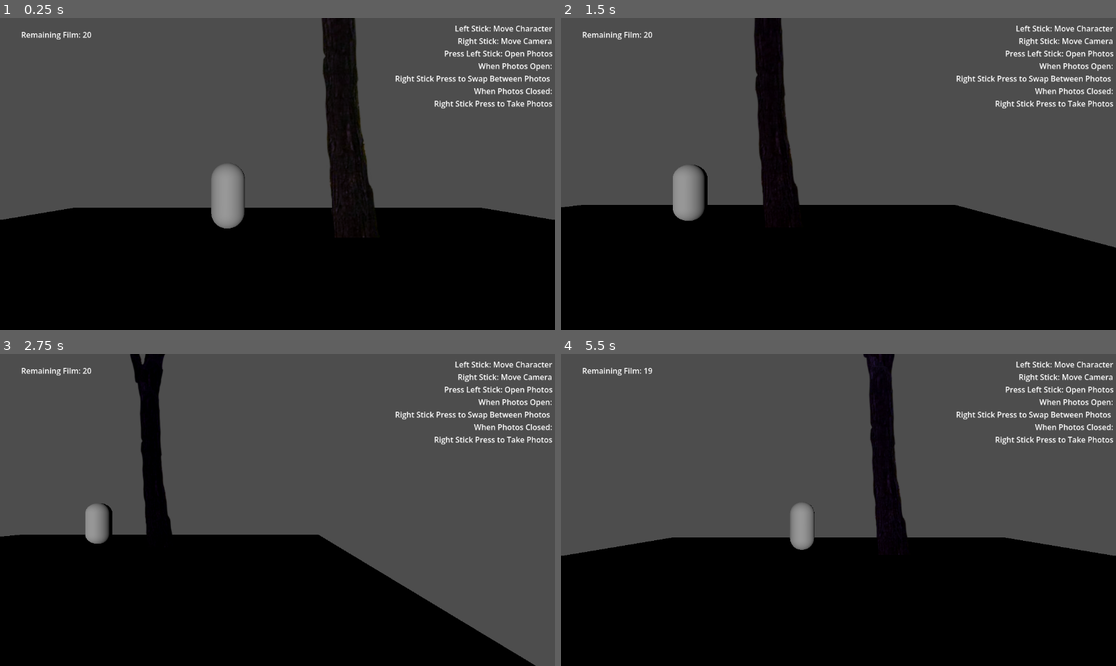
Above: before the commit, frames 1-4 (two rows, left to right).
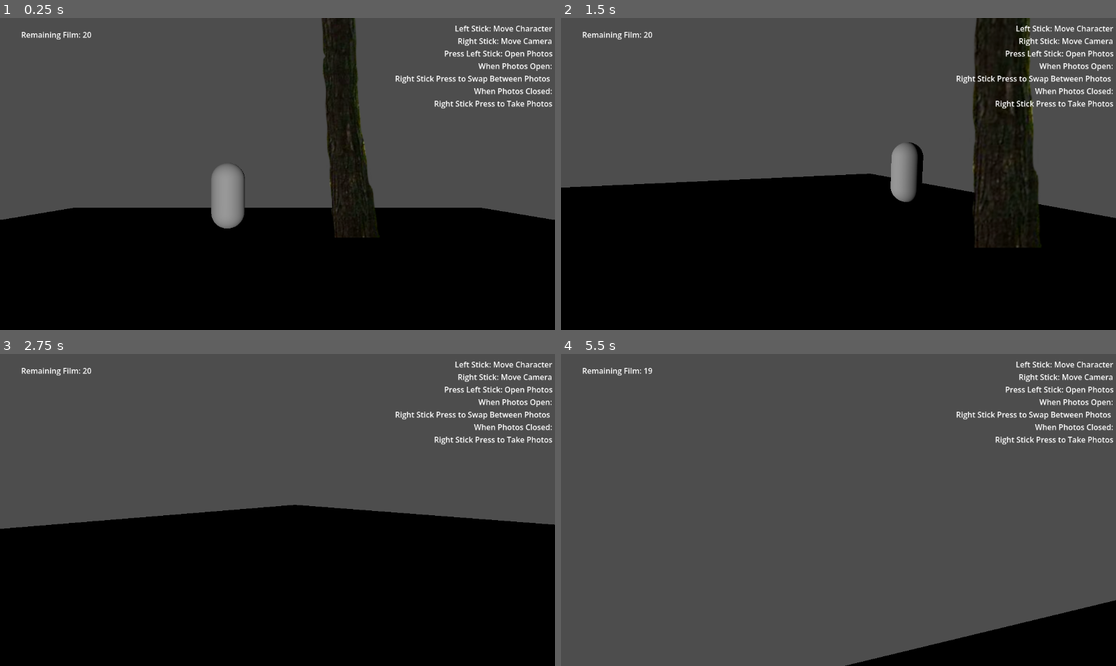
Above: after the commit, the same moments.

Repository: torchick20-ui/Roll-Your-Fate-F26
Game: Godot game, scene res://Scenes/player_test.tscn
Same seed, same stepped clock (60 frames per second), same inputs: the game is played once before the commit and once after it.
Inputs:
- Up to frame 1 (0.25 s): no input
- Up to frame 2 (1.5 s): tap Enter at 0.5 s; hold D (Walk Right) 0.53-1.28 s; hold Left (Look Left, bound only after the commit) 0.53-1.28 s; hold S (Walk Back) from 1.28 s (still down); tap Down (Look Down, bound only after the commit) at 1.35 s
- Up to frame 3 (2.75 s): tap Left (Look Left, bound only after the commit) at 1.55 s; release S (Walk Back) at 2.03 s; hold D (Walk Right) from 2.03 s (still down); hold Left (Look Left, bound only after the commit) from 2.03 s (still down)
- Up to frame 4 (5.5 s): release D (Walk Right) at 2.78 s; release Left (Look Left, bound only after the commit) at 2.78 s; hold W (Walk Forward) 2.78-3.53 s; tap Right (Look Right, bound only after the commit) at 2.85 s; tap Left (Look Left, bound only after the commit) at 3.05, 4.55 s; hold Left (Look Left, bound only after the commit) 3.53-4.28 s; hold A (Walk Left) 3.53-5.03 s; tap Up (Look Up, bound only after the commit) at 3.6 s; tap Space (Take Photo) at 4.35 s; hold S (Walk Back) from 5.03 s (still down); hold Left (Look Left, bound only after the commit) from 5.03 s (still down)

The runs differ from the first frame. In frame 1, less than 0.1% of the frame differs, in the area x 59-66%, y 0-71%; in frame 2, 17%; in frame 3, 18%; in frame 4, 38%, in the area x 0-100%, y 0-100%.

Commit message:
fixed lighting thing it works now

Diff:
--- a/Godot/new-game-project/Scenes/Forest.tscn
+++ b/Godot/new-game-project/Scenes/Forest.tscn
@@ -554,3 +554,9 @@
 
 [node name="PlayerController" parent="." unique_id=939360635 instance=ExtResource("15_4xied")]
 transform = Transform3D(1, 0, 0, 0, 1, 0, 0, 0, 1, 0, 17.173637, 116.27141)
+
+[node name="OmniLight3D" type="OmniLight3D" parent="." unique_id=1687955375]
+transform = Transform3D(1, 0, 0, 0, 1, 0, 0, 0, 1, 0, 227.85428, 0)
+light_energy = 10.0
+omni_range = 320.0
+omni_attenuation = 0.3
--- a/Godot/new-game-project/Scenes/player_controller.tscn
+++ b/Godot/new-game-project/Scenes/player_controller.tscn
@@ -3,7 +3,7 @@
 [ext_resource type="Script" uid="uid://ctgrrtod7louy" path="res://Script/player_character.gd" id="1_rd8vp"]
 
 [sub_resource type="BoxShape3D" id="BoxShape3D_c7fo0"]
-size = Vector3(3, 3, 5)
+size = Vector3(3, 3, 250)
 
 [sub_resource type="CapsuleShape3D" id="CapsuleShape3D_4p277"]
 
@@ -21,8 +21,91 @@
 [node name="ShapeCast3D" type="ShapeCast3D" parent="Camera3D" unique_id=2114423644]
 transform = Transform3D(1, 0, 0, 0, 1, 0, 0, 0, 1, 0, -1.5, 0)
 shape = SubResource("BoxShape3D_c7fo0")
-target_position = Vector3(0, 1.5, -3)
+target_position = Vector3(0, 1.5, -125)
 collide_with_areas = true
+
+[node name="RayCast3D" type="RayCast3D" parent="Camera3D" unique_id=1012390847]
+target_position = Vector3(0, 0, -20)
+
+[node name="DistanceCheckNodes" type="Node3D" parent="Camera3D" unique_id=1086475972]
+
+[node name="Node3D" type="Node3D" parent="Camera3D/DistanceCheckNodes" unique_id=1309224620]
+transform = Transform3D(1, 0, 0, 0, 1, 0, 0, 0, 1, 0, 1.5, 0)
+
+[node name="Node3D7" type="Node3D" parent="Camera3D/DistanceCheckNodes" unique_id=643694919]
+transform = Transform3D(1, 0, 0, 0, 1, 0, 0, 0, 1, 0, 1.5, -10)
+
+[node name="Node3D12" type="Node3D" parent="Camera3D/DistanceCheckNodes" unique_id=531663577]
+transform = Transform3D(1, 0, 0, 0, 1, 0, 0, 0, 1, 0, 1.5, -20)
+
+[node name="Node3D13" type="Node3D" parent="Camera3D/DistanceCheckNodes" unique_id=1408032078]
+transform = Transform3D(1, 0, 0, 0, 1, 0, 0, 0, 1, 0, 1.5, -30)
+
+[node name="Node3D14" type="Node3D" parent="Camera3D/DistanceCheckNodes" unique_id=1615485838]
+transform = Transform3D(1, 0, 0, 0, 1, 0, 0, 0, 1, 0, 1.5, -40)
+
+[node name="Node3D2" type="Node3D" parent="Camera3D/DistanceCheckNodes" unique_id=1666000908]
+transform = Transform3D(1, 0, 0, 0, 1, 0, 0, 0, 1, 0, 1.5, -50)
+
+[node name="Node3D8" type="Node3D" parent="Camera3D/DistanceCheckNodes" unique_id=1044757168]
+transform = Transform3D(1, 0, 0, 0, 1, 0, 0, 0, 1, 0, 1.5, -60)
+
+[node name="Node3D15" type="Node3D" parent="Camera3D/DistanceCheckNodes" unique_id=690919993]
+transform = Transform3D(1, 0, 0, 0, 1, 0, 0, 0, 1, 0, 1.5, -70)
+
+[node name="Node3D16" type="Node3D" parent="Camera3D/DistanceCheckNodes" unique_id=755245865]
+transform = Transform3D(1, 0, 0, 0, 1, 0, 0, 0, 1, 0, 1.5, -80)
+
+[node name="Node3D17" type="Node3D" parent="Camera3D/DistanceCheckNodes" unique_id=975127057]
+transform = Transform3D(1, 0, 0, 0, 1, 0, 0, 0, 1, 0, 1.5, -90)
+
+[node name="Node3D3" type="Node3D" parent="Camera3D/DistanceCheckNodes" unique_id=658933618]
+transform = Transform3D(1, 0, 0, 0, 1, 0, 0, 0, 1, 0, 1.5, -100)
+
+[node name="Node3D9" type="Node3D" parent="Camera3D/DistanceCheckNodes" unique_id=996162926]
+transform = Transform3D(1, 0, 0, 0, 1, 0, 0, 0, 1, 0, 1.5, -110)
+
+[node name="Node3D18" type="Node3D" parent="Camera3D/DistanceCheckNodes" unique_id=365101064]
+transform = Transform3D(1, 0, 0, 0, 1, 0, 0, 0, 1, 0, 1.5, -120)
+
+[node name="Node3D19" type="Node3D" parent="Camera3D/DistanceCheckNodes" unique_id=35913124]
+transform = Transform3D(1, 0, 0, 0, 1, 0, 0, 0, 1, 0, 1.5, -130)
+
+[node name="Node3D20" type="Node3D" parent="Camera3D/DistanceCheckNodes" unique_id=2012626002]
+transform = Transform3D(1, 0, 0, 0, 1, 0, 0, 0, 1, 0, 1.5, -140)
+
+[node name="Node3D4" type="Node3D" parent="Camera3D/DistanceCheckNodes" unique_id=638317076]
+transform = Transform3D(1, 0, 0, 0, 1, 0, 0, 0, 1, 0, 1.5, -150)
+
+[node name="Node3D10" type="Node3D" parent="Camera3D/DistanceCheckNodes" unique_id=1243318975]
+transform = Transform3D(1, 0, 0, 0, 1, 0, 0, 0, 1, 0, 1.5, -160)
+
+[node name="Node3D21" type="Node3D" parent="Camera3D/DistanceCheckNodes" unique_id=1624566013]
+transform = Transform3D(1, 0, 0, 0, 1, 0, 0, 0, 1, 0, 1.5, -170)
+
+[node name="Node3D22" type="Node3D" parent="Camera3D/DistanceCheckNodes" unique_id=1393008674]
+transform = Transform3D(1, 0, 0, 0, 1, 0, 0, 0, 1, 0, 1.5, -180)
+
+[node name="Node3D23" type="Node3D" parent="Camera3D/DistanceCheckNodes" unique_id=1448812938]
+transform = Transform3D(1, 0, 0, 0, 1, 0, 0, 0, 1, 0, 1.5, -190)
+
+[node name="Node3D5" type="Node3D" parent="Camera3D/DistanceCheckNodes" unique_id=1243811142]
+transform = Transform3D(1, 0, 0, 0, 1, 0, 0, 0, 1, 0, 1.5, -200)
+
+[node name="Node3D11" type="Node3D" parent="Camera3D/DistanceCheckNodes" unique_id=511986343]
+transform = Transform3D(1, 0, 0, 0, 1, 0, 0, 0, 1, 0, 1.5, -210)
+
+[node name="Node3D24" type="Node3D" parent="Camera3D/DistanceCheckNodes" unique_id=5903805]
+transform = Transform3D(1, 0, 0, 0, 1, 0, 0, 0, 1, 0, 1.5, -220)
+
+[node name="Node3D25" type="Node3D" parent="Camera3D/DistanceCheckNodes" unique_id=89639127]
+transform = Transform3D(1, 0, 0, 0, 1, 0, 0, 0, 1, 0, 1.5, -230)
+
+[node name="Node3D26" type="Node3D" parent="Camera3D/DistanceCheckNodes" unique_id=1544547034]
+transform = Transform3D(1, 0, 0, 0, 1, 0, 0, 0, 1, 0, 1.5, -240)
+
+[node name="Node3D6" type="Node3D" parent="Camera3D/DistanceCheckNodes" unique_id=1431702978]
+transform = Transform3D(1, 0, 0, 0, 1, 0, 0, 0, 1, 0, 3, -250)
 
 [node name="Player Collision" type="CollisionShape3D" parent="." unique_id=2142267180]
 transform = Transform3D(1, 0, 0, 0, 1, 0, 0, 0, 1, 0, 1, 0)
--- a/Godot/new-game-project/Script/entity.gd
+++ b/Godot/new-game-project/Script/entity.gd
@@ -11,13 +11,16 @@
 func _process(delta: float) -> void:
 	if !camera:
 		return
-	if global_position.distance_to(camera.global_position) < 5:
+	var distFromCam = camera.distFromCamline(global_position, entityName == "Tree")
+
+	if distFromCam < 8:
 		sprite.modulate = Color(1.0, 1.0, 1.0)
-	elif global_position.distance_to(camera.global_position) < 6:
+		print(entityName == "Tree")
+	elif distFromCam < 10:
 		sprite.modulate = Color(0.678, 0.561, 0.839, 1.0)
-	elif global_position.distance_to(camera.global_position) < 7:
+	elif distFromCam < 12:
 		sprite.modulate = Color(0.514, 0.349, 0.686, 1.0)
-	elif global_position.distance_to(camera.global_position) < 8:
+	elif distFromCam < 14:
 		sprite.modulate = Color(0.476, 0.322, 0.834, 1.0)
 	else:
 		sprite.modulate = Color(0.271, 0.176, 0.486)
--- a/Godot/new-game-project/Script/player_character.gd
+++ b/Godot/new-game-project/Script/player_character.gd
@@ -28,8 +28,8 @@
 
 func _physics_process(delta: float) -> void:
 	# Add the gravity.
-	if not is_on_floor():
-		velocity += get_gravity() * delta
+	#if not is_on_floor():
+		#velocity += get_gravity() * delta
 
 	# Get the input direction and handle the movement/deceleration.
 	# As good practice, you should replace UI actions with custom gameplay actions.
@@ -54,6 +54,7 @@
 
 
 func _look()->void:
+	#print(Input.is_action_pressed("Look Left"))
 	var rotate = Input.get_vector("Look Left","Look Right","Look Up","Look Down")
 	#print(rotate)
 	self.rotation.y-=deg_to_rad(rotate.x*sensitivity)
@@ -103,3 +104,16 @@
 	if !photos.is_empty():
 				album.set_texture(ImageTexture.create_from_image(photos[album_position]))
 	pass
+
+func distFromCamline(pos : Vector3, isTree : bool) -> float:
+	var rPos = pos
+	if isTree:
+		rPos.y = 0
+	var minDist = 10000000
+	for i in $Camera3D/DistanceCheckNodes.get_children():
+		var pPos = i.global_position
+		if isTree:
+			pPos.y = 0
+		if minDist > rPos.distance_to(pPos):
+			minDist = rPos.distance_to(pPos)
+	return minDist
--- a/Godot/new-game-project/project.godot
+++ b/Godot/new-game-project/project.godot
@@ -55,21 +55,25 @@
 "Look Up"={
 "deadzone": 0.2,
 "events": [Object(InputEventJoypadMotion,"resource_local_to_scene":false,"resource_name":"","device":-1,"axis":3,"axis_value":-1.0,"script":null)
+, null, Object(InputEventKey,"resource_local_to_scene":false,"resource_name":"","device":-1,"window_id":0,"alt_pressed":false,"shift_pressed":false,"ctrl_pressed":false,"meta_pressed":false,"pressed":false,"keycode":0,"physical_keycode":4194320,"key_label":0,"unicode":0,"location":0,"echo":false,"script":null)
 ]
 }
 "Look Down"={
 "deadzone": 0.2,
 "events": [Object(InputEventJoypadMotion,"resource_local_to_scene":false,"resource_name":"","device":-1,"axis":3,"axis_value":1.0,"script":null)
+, Object(InputEventKey,"resource_local_to_scene":false,"resource_name":"","device":-1,"window_id":0,"alt_pressed":false,"shift_pressed":false,"ctrl_pressed":false,"meta_pressed":false,"pressed":false,"keycode":0,"physical_keycode":4194322,"key_label":0,"unicode":0,"location":0,"echo":false,"script":null)
 ]
 }
 "Look Right"={
 "deadzone": 0.2,
 "events": [Object(InputEventJoypadMotion,"resource_local_to_scene":false,"resource_name":"","device":-1,"axis":2,"axis_value":1.0,"script":null)
+, Object(InputEventKey,"resource_local_to_scene":false,"resource_name":"","device":-1,"window_id":0,"alt_pressed":false,"shift_pressed":false,"ctrl_pressed":false,"meta_pressed":false,"pressed":false,"keycode":0,"physical_keycode":4194321,"key_label":0,"unicode":0,"location":0,"echo":false,"script":null)
 ]
 }
 "Look Left"={
 "deadzone": 0.2,
 "events": [Object(InputEventJoypadMotion,"resource_local_to_scene":false,"resource_name":"","device":-1,"axis":2,"axis_value":-1.0,"script":null)
+, Object(InputEventKey,"resource_local_to_scene":false,"resource_name":"","device":-1,"window_id":0,"alt_pressed":false,"shift_pressed":false,"ctrl_pressed":false,"meta_pressed":false,"pressed":false,"keycode":0,"physical_keycode":4194319,"key_label":0,"unicode":0,"location":0,"echo":false,"script":null)
 ]
 }
 "Take Photo"={
